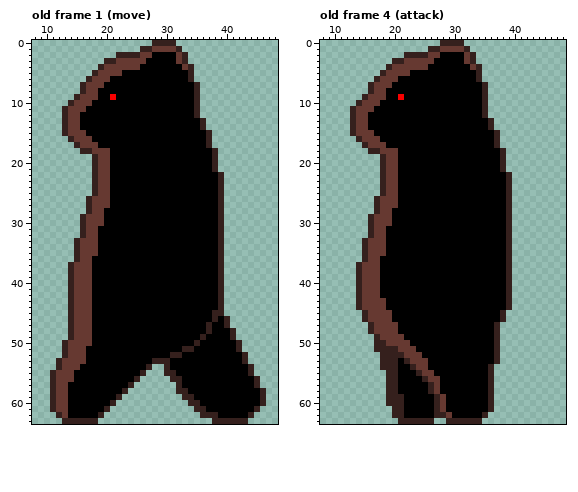
A pixel-art file gets an edit: Aseprite/Bear.aseprite. That is the earlier state.
64x64 pixels, 5 frames. Colours within 5 levels of each other are drawn and written as one. Shown: old frame 1 (move): x 8..48, y 0..63; old frame 4 (attack): x 8..48, y 0..63. The commit also changed other frames, which this record leaves out.
After:
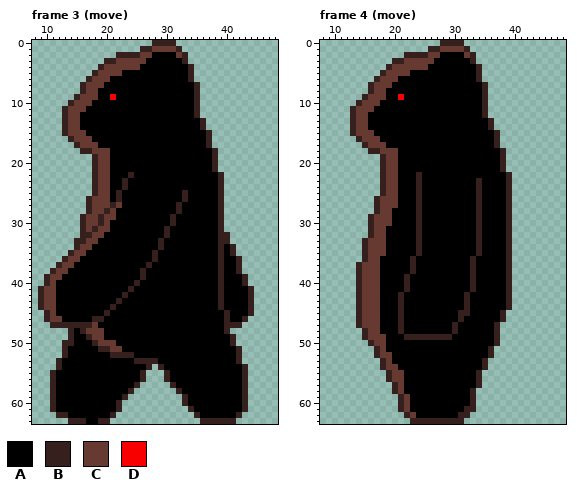
Palette (. is transparent): A #000000  B #35201d  C #663931  D #f80000
A new or re-ordered frame is compared with the old frame closest to it.
The edit:
frames 5 -> 6
Changed rows in their new state; - is an unchanged pixel.
Frame 3 (move) is new; against old frame 1 (move), layers "arms", "레이어 1":
first column x 32:
 3 A-
 4 -A
first column x 9:
22 ---------------B----------------------
23 --------------B-----------------------
24 --------------B-----------------------
25 -------------B----------B-------------
26 -------------B----------B-------------
27 ------------BC---------B--------------
28 -----------BC----------B--------------
29 ----------BCC---------B---------------
30 ----------BC----------B---------------
31 ---------BCC---------B----------------
32 --------B-C----------B---------B------
33 -------B------------B----------B------
34 ---------A----------B----------AB-----
35 -----BC-AA---------B-----------AB-----
36 ----BCCAA----------B-----------AAB----
37 ---BCCAAA---------B------------AAB----
38 --BCCAAAA--------B-------------AAB----
39 -BCCAAAAA--------B-------------AAAB---
40 -BCAAAAAA-------B--------------AAAB---
41 BCCAAAAAA------B---------------AAAAB--
42 BCCAAAAAA-----B----------------AAAAB--
43 BCCAAAAAA----B-----------------AAAAB--
44 BCCAAAAAA---B------------------AAAAB--
45 -BCAAAAAA--B-----------------AABAAAB--
46 -BCCAAAAABB------------------A--AAB---
47 --BBB-BBBC------------------A---BB----
48 ------AB-CC-----------------A--B.-----
49 ------AABCC----------------A----------
50 -----BAAABCCC-------------A-----B.----
51 -----AAA--BBCC----------AA------------
52 -----AAA----BBBB------AA---------B.---
53 ----AAAA--------BBB-AA-----------B.---
54 ----AAA-------------BA------------B.--
55 ---AAA----------------A-----------B.--
56 ---AAA----------AB---BAA----------B..-
57 ---AA----------AB-----BA----------B..-
58 ---AA---------AB--------A---------B...
59 ---AA--------AB----------A--------B...
60 ---AA-------AB----------BAA-------B...
61 ---AA------AAB-----------BAA------B..-
62 ----B-----AAB-------------BAAA---B..--
63 ----.---AABB---------------BB----..---
Frame 4 (move) is new; against old frame 4 (attack), layers "arms", "레이어 1":
first column x 32:
 3 A-
 4 -A
first column x 14:
22 ----------B-------------
23 ----------B---------B---
24 ----------B---------B---
25 ----------B---------B---
26 ----------B---------B---
27 ----------B---------B---
28 ----------B---------B---
29 ----------B---------B---
30 ----------B---------B---
31 ----------B---------B---
32 ----------B---------B---
33 ----------B---------B---
34 ----------B---------B---
35 ----------B---------B---
36 ---------B---------B----
37 ---------B---------B----
38 ---------B---------B----
39 --------B----------B----
40 --------B----------B----
41 --------B----------B----
42 -------B----------B-----
43 ----A--B----------B-----
44 ----A--B----------B-----
45 BC--AA-B---------BB-----
46 BC--AA-B---------B------
47 BCC-AAAB--------B-------
48 -BC-AAAB--------B-------
49 -BCC-AAABBBBBBBB--------
50 --BCCAAAA---------------
51 ----CAAAAA------------B.
52 ---BCCAAAAA-----------B.
53 -----CA-AAAA---------B..
54 -----CC--AAA---------B.-
55 ------CC--AAA-------B..-
56 ------CC---AAA------B..-
57 -----.-C----AA------B..-
58 -----.-C----AA-----B...-
59 -----..-C----AA----B...-
60 -----..-C----AA----B...-
61 ------.-C----AA---BB...-
62 ------..BC---AAA-BB...--
63 -------..----BB---...---
Changed places in both pictures, as pixel boxes (x1, y1, x2, y2):
changed: (176, 58, 188, 70)
changed: (38, 172, 266, 424)
changed: (464, 58, 476, 70)
changed: (356, 172, 500, 424)
